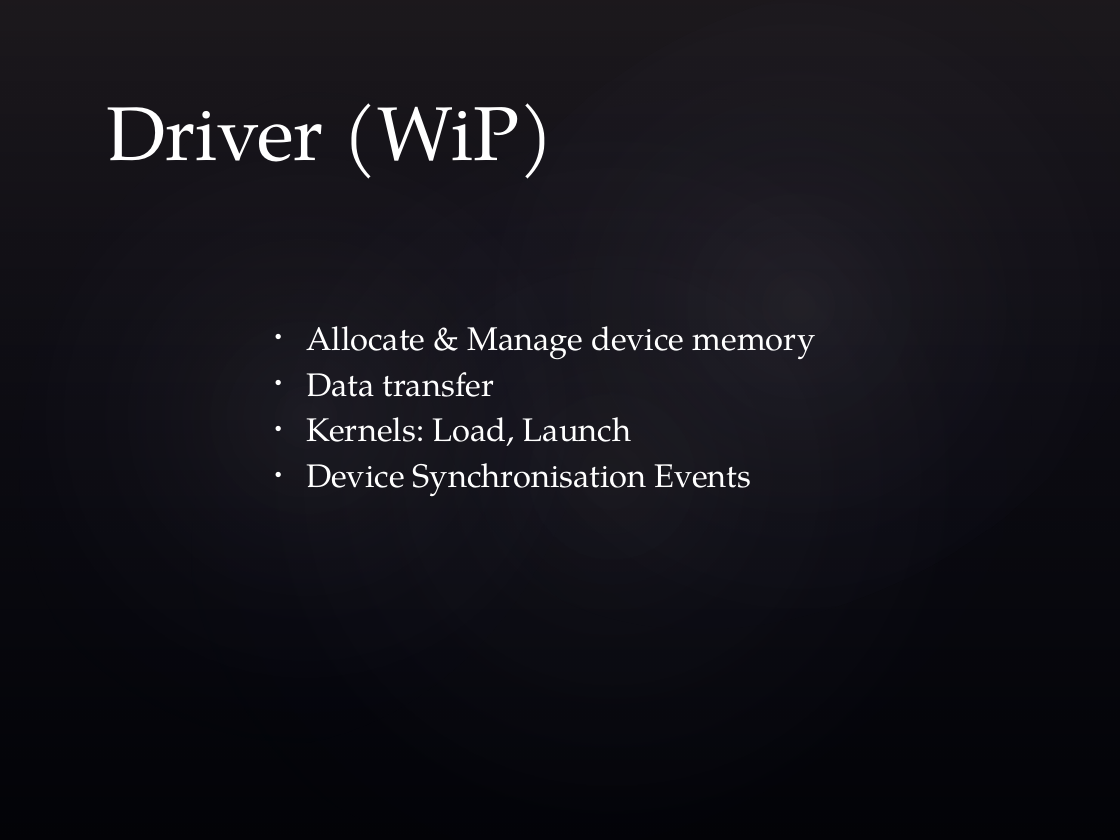
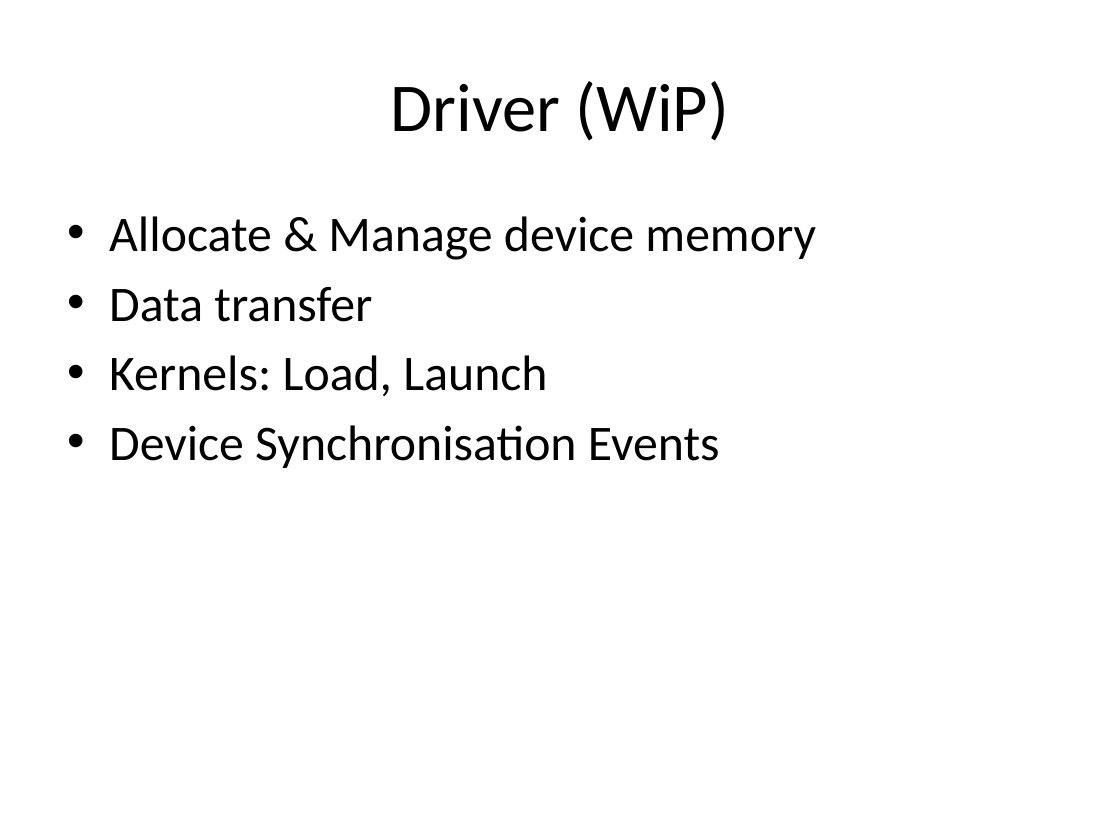
Before and after one commit to dlang/dconf.org, a slide deck: slide 18 of 2017/talks/wilson.pptx (slide 22 before the commit). Drawn at 1120x840 pixels with LibreOffice and Linux fonts; fonts in the diff are those of the drawing; background and template pictures are left out. Boxes give left, top, right and bottom in pixels: in the first picture for what was removed or moved away, otherwise in the second. Text is boxed around its words. In the diff, an @@ line names an element or a change of style, - is before the commit and + after.

```diff
--- a/2017/talks/wilson.pptx
+++ b/2017/talks/wilson.pptx
@@ background picture (left out) to #FFFFFF @@
@@ rectangle removed at bbox=[0, 0, 1120, 840] @@
@@ ellipse removed at bbox=[0, 0, 696, 840] @@
@@ ellipse removed at bbox=[51, 0, 1120, 840] @@
@@ ellipse removed at bbox=[307, 0, 1120, 761] @@
@@ title "Driver (WiP)": place and size @@
-title "Driver (WiP)" at bbox=[106, 103, 555, 179]
+title "Driver (WiP)" at bbox=[390, 81, 729, 141]
@@ title "Driver (WiP)" at bbox=[390, 81, 729, 141]: size 49 to 44 pt, font TeX Gyre Pagella to Calibri, text colour #FFFFFF to #000000; alignment left to centre; vertical alignment bottom to middle @@
@@ text "Allocate & Manage device memory": place and size @@
-text "Allocate & Manage device memory" at bbox=[306, 326, 816, 496]
+text "Allocate & Manage device memory" at bbox=[109, 216, 816, 468]
@@ text "Allocate & Manage device memory" at bbox=[109, 216, 816, 468]: size 21 to 32 pt, font TeX Gyre Pagella to Calibri, text colour #FFFFFF to #000000; indent changed; more space between paragraphs; vertical alignment middle to top @@
```
Also in this commit, not shown: 21 other slides changed, 3 slides added, 7 slides removed, 1 other file.
